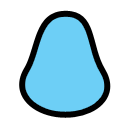
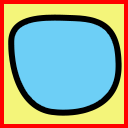
The second 128px x 128px image is a revision of the first. Changes to its layers:
hid group "walk" (12 layers) over [0, 0, 128, 128]
hid "Blue - Close copy 17", painted on it, masked it over [17, 4, 111, 118]
showed group "idle" (12 layers) over [0, 0, 128, 128]
showed "Blue - Close copy 5", painted on it, masked it over [8, 14, 122, 116]
added layer "Rectangle 1 copy" in group "idle" over [0, 0, 128, 128]
added layer "Rectangle 1" above "Background" over [0, 0, 128, 128]
